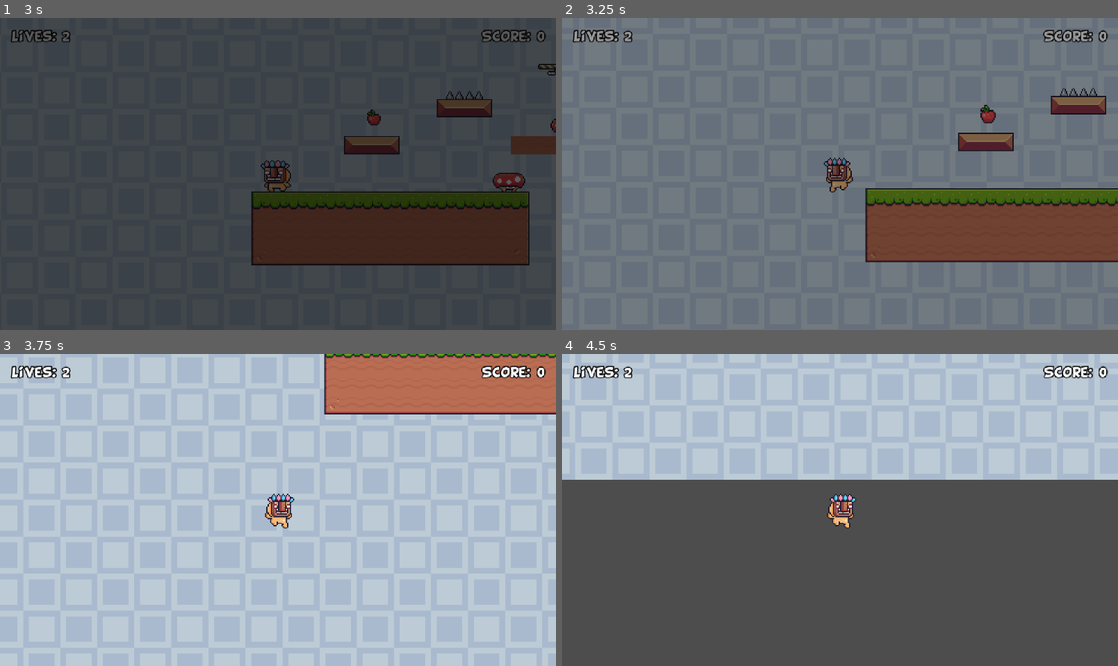
Above: before the commit, frames 1-4 (two rows, left to right).
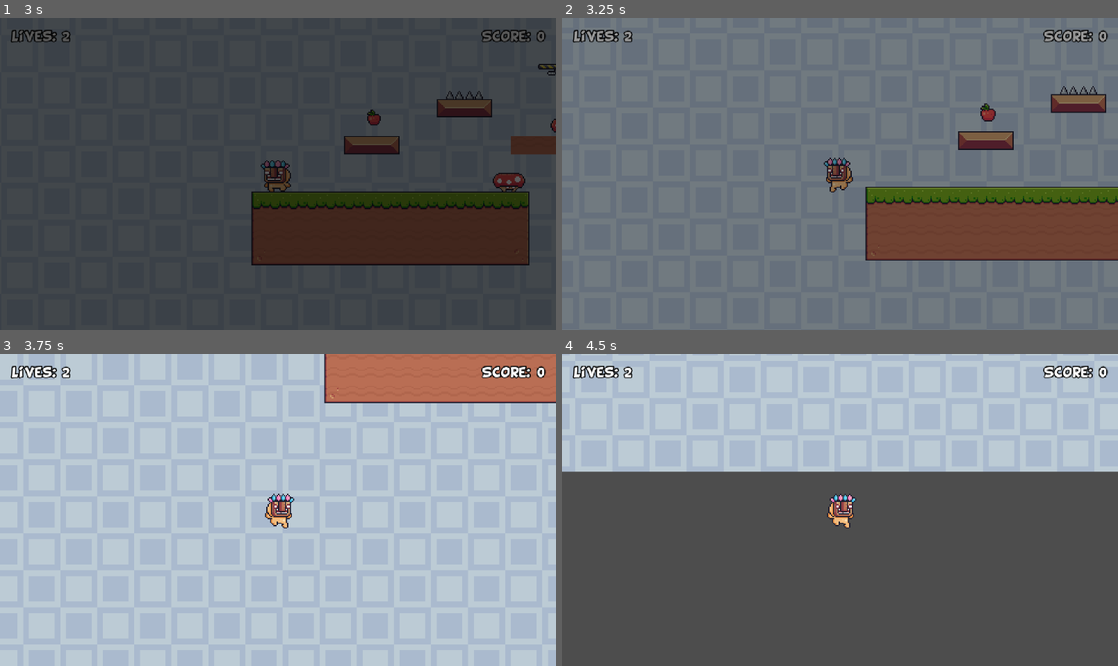
Above: after the commit, the same moments.

Repository: WMinerva/2D-platformer
Game: Godot game, scene res://scenes/ui/main.tscn
The game is run twice, just before and just after one commit, with the same random seed, the same clock (stepped at 60 frames per second) and the same inputs.
Inputs:
- Up to frame 1 (3 s): click "start" at 0.5 s; hold Right (right) 1.28-2.78 s; tap Space (jump) at 1.52, 2.27 s; hold Left (left) from 2.78 s (still down)
- Up to frame 2 (3.25 s): keep holding Left (left)
- Up to frame 3 (3.75 s): release Left (left) at 3.53 s; hold Right (right) from 3.53 s (still down)
- Up to frame 4 (4.5 s): keep holding Right (right); tap Space (jump) at 3.77 s

Frame 1 is identical in both runs. In frame 2, 2.2% of the frame differs, in the area x 54-100%, y 21-79%; in frame 3, 2.3%; in frame 4, 2.7%, in the area x 0-100%, y 37-41%.

Commit message:
splashes & icons

Diff:
--- a/project.godot
+++ b/project.godot
@@ -13,7 +13,11 @@
 config/name="2D-Platformer"
 run/main_scene="uid://b4dr4mhfq023e"
 config/features=PackedStringArray("4.6", "Mobile")
-config/icon="res://icon.svg"
+boot_splash/bg_color=Color(0, 0, 0, 1)
+boot_splash/stretch_mode=0
+boot_splash/image="uid://cxbxk76q3e05l"
+config/icon="uid://bfvwmbg5rg3ui"
+boot_splash/minimum_display_time=2000
 
 [autoload]
 
@@ -25,6 +29,7 @@
 
 window/size/viewport_width=480
 window/size/viewport_height=270
+window/size/mode=3
 window/size/window_width_override=1280
 window/size/window_height_override=720
 window/stretch/mode="canvas_items"
--- a/scenes/levels/level.tscn
+++ b/scenes/levels/level.tscn
@@ -37,12 +37,14 @@
 9:0/0 = 0
 9:0/0/physics_layer_0/polygon_0/points = PackedVector2Array(-8, -8, 8, -8, 8, 8, -8, 8)
 0:1/0 = 0
+0:1/0/physics_layer_0/polygon_0/points = PackedVector2Array(-8, -8, 8, -8, 8, 8, -8, 8)
 1:1/next_alternative_id = 2
 1:1/0 = 0
 1:1/1 = 1
 1:1/1/physics_layer_0/polygon_0/points = PackedVector2Array(-8, -8, 8, -8, 8, 8, -8, 8)
 1:1/1/physics_layer_0/polygon_0/one_way = true
 2:1/0 = 0
+2:1/0/physics_layer_0/polygon_0/points = PackedVector2Array(-8, -8, 8, -8, 8, 8, -8, 8)
 3:1/0 = 0
 4:1/0 = 0
 6:1/0 = 0
@@ -54,8 +56,10 @@
 9:1/0 = 0
 9:1/0/physics_layer_0/polygon_0/points = PackedVector2Array(-8, -8, 8, -8, 8, 8, -8, 8)
 0:2/0 = 0
+0:2/0/physics_layer_0/polygon_0/points = PackedVector2Array(-8, -8, 8, -8, 8, 8, -8, 8)
 1:2/0 = 0
 2:2/0 = 0
+2:2/0/physics_layer_0/polygon_0/points = PackedVector2Array(-8, -8, 8, -8, 8, 8, -8, 8)
 7:2/0 = 0
 7:2/0/physics_layer_0/polygon_0/points = PackedVector2Array(-8, -8, 8, -8, 8, 8, -8, 8)
 8:2/0 = 0
--- a/scenes/ui/fade_effect.tscn
+++ b/scenes/ui/fade_effect.tscn
@@ -71,6 +71,7 @@
 anchor_bottom = 1.0
 grow_horizontal = 2
 grow_vertical = 2
+mouse_filter = 2
 color = Color(0, 0, 0, 1)
 
 [node name="AnimationPlayer" type="AnimationPlayer" parent="." unique_id=1491476139]
Binary file added: assets/icon_and_splash/icon.png
Not shown, added: assets/icon_and_splash/icon.png.import
Binary file added: assets/icon_and_splash/splash_image.png
Not shown, added: assets/icon_and_splash/splash_image.png.import
